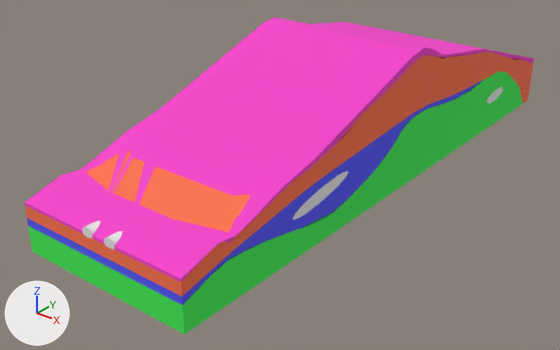
Two versions of the OBJ model model/YM1.obj, one commit apart.
Rendered twice from a camera (50 mm lens) standing at (434.0, -308.0, 299.0) and looking at (-10.0, 247.0, -45.0). Arrows for +X, +Y and +Z are at lower left; the lights stay in place. Where no turn or scale is listed for an object, it has been applied to the vertices.

Objects in the first picture: '0', '1', '2', '3', 'hole', 'tunnel_left', 'tunnel_right'.
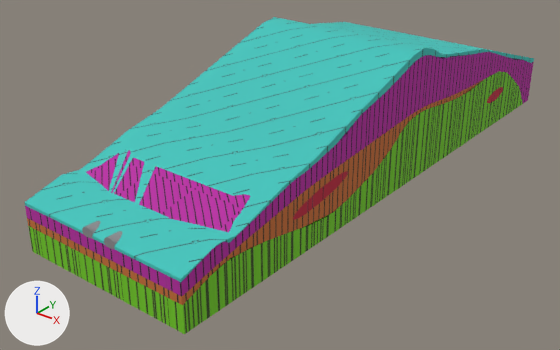
The edits, one by one:
Picture '30.png' (img_30_png) is new.
Picture '29.png' (img_29_png) is new.
Picture '28.png' (img_28_png) is new.
Picture '27.png' (img_27_png) is new.
Picture '26.png' (img_26_png) is new.
In material '03___Default' (mat_03___default), base_color is no longer (0.99, 0.17, 0.07), orange #fe734b.
In material '03___Default' (mat_03___default), texture is now set to img_28_png.
In material '07___Default' (mat_07___default), base_color is no longer (0.91, 0.05, 0.6), pink #f53fcb.
In material '07___Default' (mat_07___default), texture is now set to img_27_png.
In material 'wire_204204204' (mat_wire_204204204), base_color is no longer (0.8, 0.8, 0.8), white #e7e7e7.
In material 'wire_204204204' (mat_wire_204204204), texture is now set to img_26_png.
Material 'Material__29' (mat_material__29) is new.
Its base color is (0.26, 0.26, 0.27) (grey #8b8b8e).
Its roughness is 0.9.
Material '09___Default' (mat_09___default) is new.
Its texture is img_30_png.
Its roughness is 0.9.
Material '08___Default' (mat_08___default) is new.
Its texture is img_29_png.
Its roughness is 0.9.
me_0 has 244 vertices, 504 faces and spans x -80.0..100.0, y 0.0..595.0, z -44.0..25.0.
me_0 is used by ob_0; location (0.0, 0.0, 0.0).
me_0 no longer uses material mat_01___default (green #3fef55).
me_0 part 1: texture (UV) coordinates changed.
me_0 now uses material mat_wire_204204204 (picture img_26_png).
me_1 has 307 vertices, 630 faces and spans x -80.0..100.0, y 0.0..470.0, z -24.0..30.0.
me_1 no longer uses material mat_02___default (blue #5555fa).
me_1 now uses material mat_07___default (picture img_27_png).
me_3 has 182 vertices, 360 faces and spans x -80.0..100.0, y 0.0..610.0, z 0.0..91.0.
me_3 is used by ob_3; location (0.0, 0.0, 0.0).
me_3 no longer uses material mat_07___default (pink #f53fcb).
me_3 part 2: texture (UV) coordinates changed.
me_3 now uses material mat_08___default (picture img_29_png).
me_hole has 246 vertices, 492 faces and spans x -80.0..100.0, y 125.0..525.0, z -14.0..11.0.
me_hole no longer uses material mat_wire_204204204 (white #e7e7e7).
me_hole now uses material mat_09___default (picture img_30_png).
me_tunnel_left has 240 vertices, 656 faces and spans x -6.0..12.0, y 0.0..610.0, z -7.0..8.0.
me_tunnel_left no longer uses material mat_wire_204204204 (white #e7e7e7).
me_tunnel_left now uses material mat_material__29 (grey #8b8b8e).
me_tunnel_right has 238 vertices, 651 faces and spans x 19.0..37.0, y 0.0..610.0, z -7.0..8.0.
me_tunnel_right no longer uses material mat_wire_204204204 (white #e7e7e7).
me_tunnel_right now uses material mat_material__29 (grey #8b8b8e).

Where the change shows, as pixel boxes (x1, y1, x2, y2) in the pictures (560 x 350 px):
'3', surface changed, recoloured (pink to cyan)
    both: (24, 17, 534, 282)
'0', surface changed, recoloured
    both: (28, 71, 523, 334)
'2', surface changed (orange to purple)
    both: (25, 52, 534, 296)
'1', surface changed, recoloured (blue to brown)
    both: (27, 80, 483, 305)
'hole', surface changed, recoloured (grey to red)
    both: (293, 87, 503, 220)
'tunnel_right', surface changed, recoloured (white to grey)
    both: (104, 231, 122, 249)
'tunnel_left', surface changed, recoloured (white to grey)
    both: (82, 221, 100, 239)
